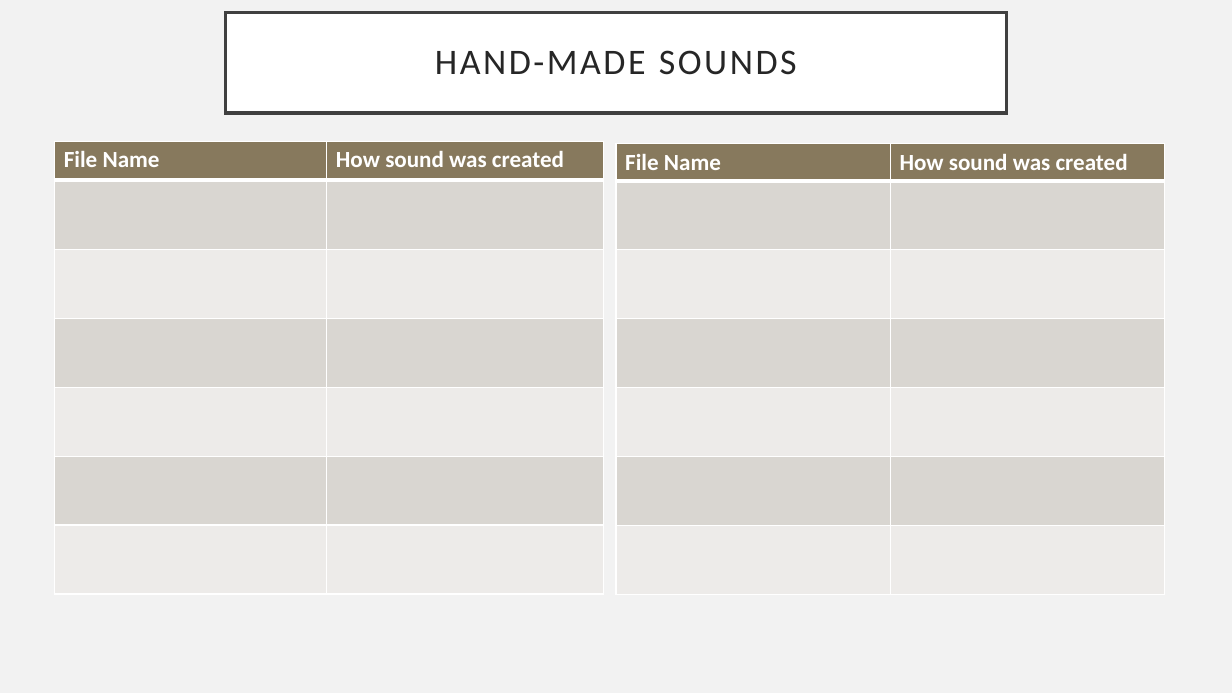
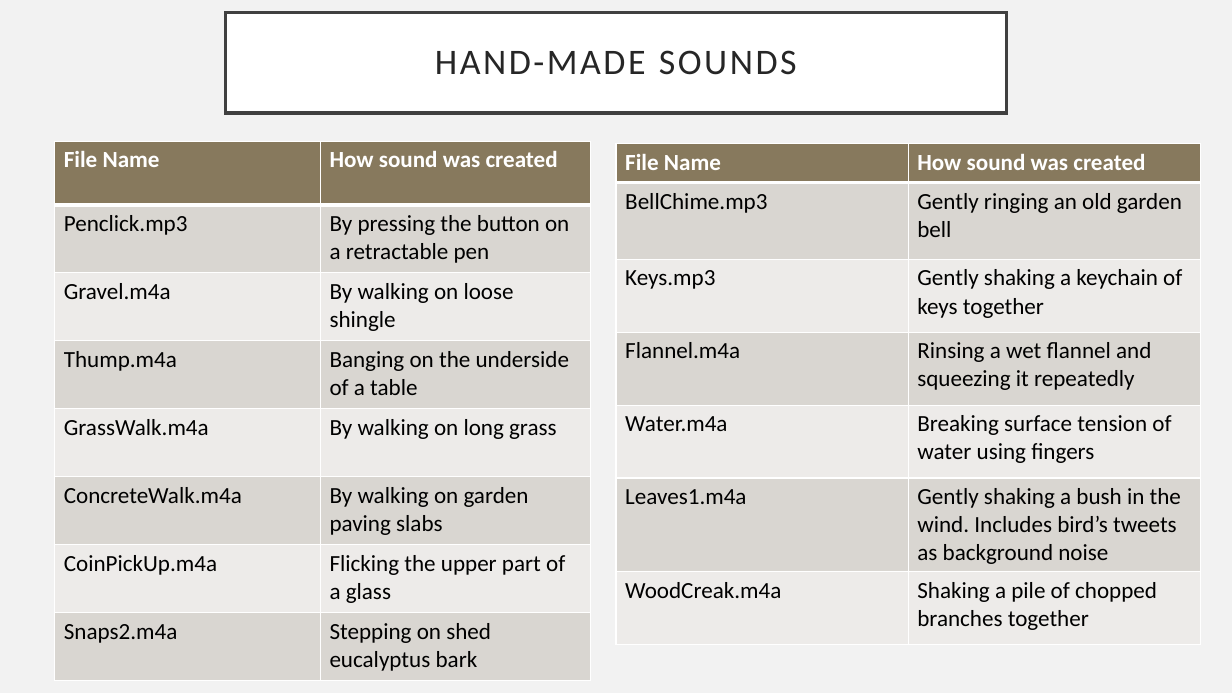
Before and after one commit to s5707515/GameAudioDesign, a slide deck: slide 19 of Assessment/GAT Slides.pptx (slide 20 before the commit). Drawn at 1232x693 pixels with LibreOffice and Linux fonts; fonts in the diff are those of the drawing. Boxes give left, top, right and bottom in pixels: in the first picture for what was removed or moved away, otherwise in the second. Text is boxed around its words. In the diff, an @@ line names an element or a change of style, - is before the commit and + after.

```diff
--- a/Assessment/GAT Slides.pptx
+++ b/Assessment/GAT Slides.pptx
@@ table at (55,141,591,682) @@
-row 2:  | 
-row 3:  | 
-row 4:  | 
-row 5:  | 
-row 6:  | 
-row 7:  | 
+row 2: Penclick.mp3 | By pressing the button on a retractable pen
+row 3: Gravel.m4a | By walking on loose shingle
+row 4: Thump.m4a | Banging on the underside of a table
+row 5: GrassWalk.m4a | By walking on long grass
+row 6: ConcreteWalk.m4a | By walking on garden paving slabs
+row 7: CoinPickUp.m4a | Flicking the upper part of a glass
+row 8: Snaps2.m4a | Stepping on shed eucalyptus bark
@@ table: place and size @@
-table at (55,141,603,594)
+table at (55,141,591,682)
@@ table at (616,143,1201,643) @@
-row 2, column 1: 
+row 2, column 1: BellChime.mp3
-row 2, column 2: 
+row 2, column 2: Gently ringing an old garden bell
-row 3, column 1: 
+row 3, column 1: Keys.mp3
-row 3, column 2: 
+row 3, column 2: Gently shaking a keychain of keys together
-row 4, column 1: 
+row 4, column 1: Flannel.m4a
-row 4, column 2: 
+row 4, column 2: Rinsing a wet flannel and squeezing it repeatedly
-row 5, column 1: 
+row 5, column 1: Water.m4a
-row 5, column 2: 
+row 5, column 2: Breaking surface tension of water using fingers
-row 6, column 1: 
+row 6, column 1: Leaves1.m4a
-row 6, column 2: 
+row 6, column 2: Gently shaking a bush in the wind. Includes bird’s tweets as background noise
-row 7, column 1: 
+row 7, column 1: WoodCreak.m4a
-row 7, column 2: 
+row 7, column 2: Shaking a pile of chopped branches together
@@ table: place and size @@
-table at (616,143,1165,594)
+table at (616,143,1201,643)
```
Also in this commit, not shown: 5 other slides changed, 1 other file.
